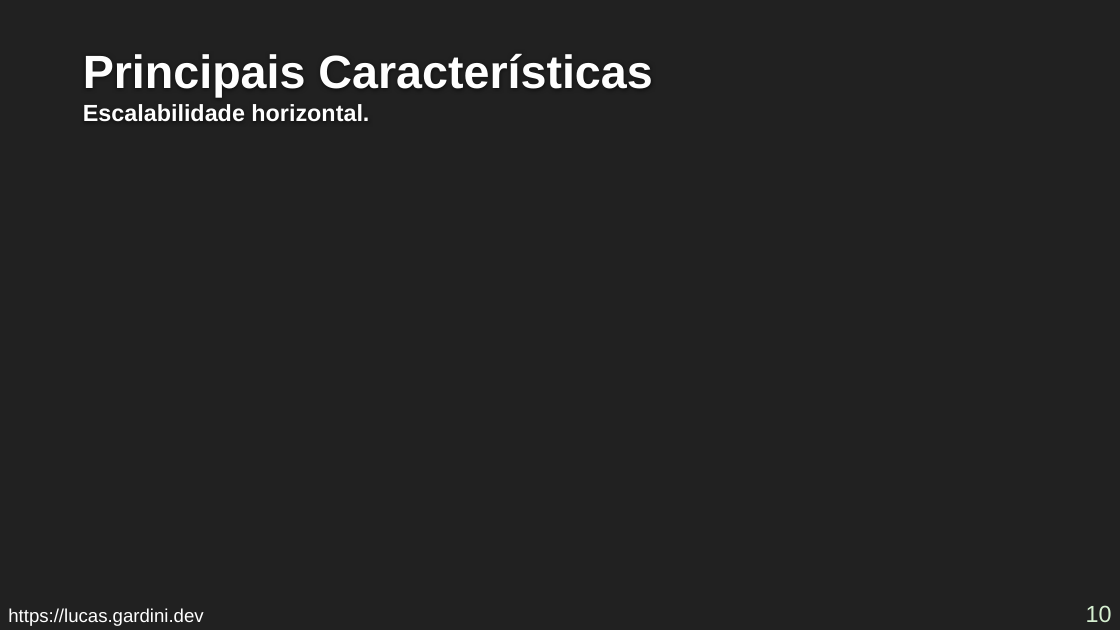
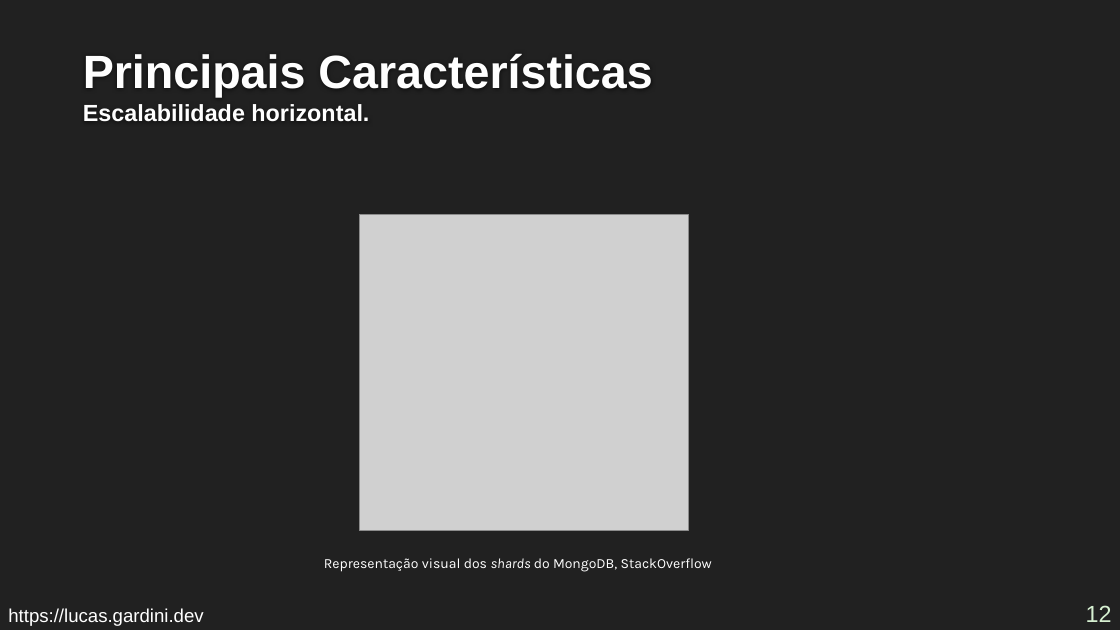
Before and after one commit to Lucas-Gardini/IFSP-ADS-BD2, a slide deck: slide 12 of mongodb/minicurso-mongodb.pptx (slide 10 before the commit). Drawn at 1120x630 pixels with LibreOffice and Linux fonts; fonts in the diff are those of the drawing; grey boxes stand for pictures; background and template pictures are left out. Boxes give left, top, right and bottom in pixels: in the first picture for what was removed or moved away, otherwise in the second. Text is boxed around its words. In the diff, an @@ line names an element or a change of style, - is before the commit and + after.

```diff
--- a/mongodb/minicurso-mongodb.pptx
+++ b/mongodb/minicurso-mongodb.pptx
@@ picture added at box(360, 215, 689, 531) @@
@@ text added at box(324, 558, 712, 572), 12 pt, text #FFFFFF @@
+Representação visual dos shards do MongoDB, StackOverflow
@@ page number at box(1086, 605, 1112, 622): text changed @@
-10
+12
```
Also in this commit, not shown: 5 other slides changed, 2 slides added, 1 other file.
